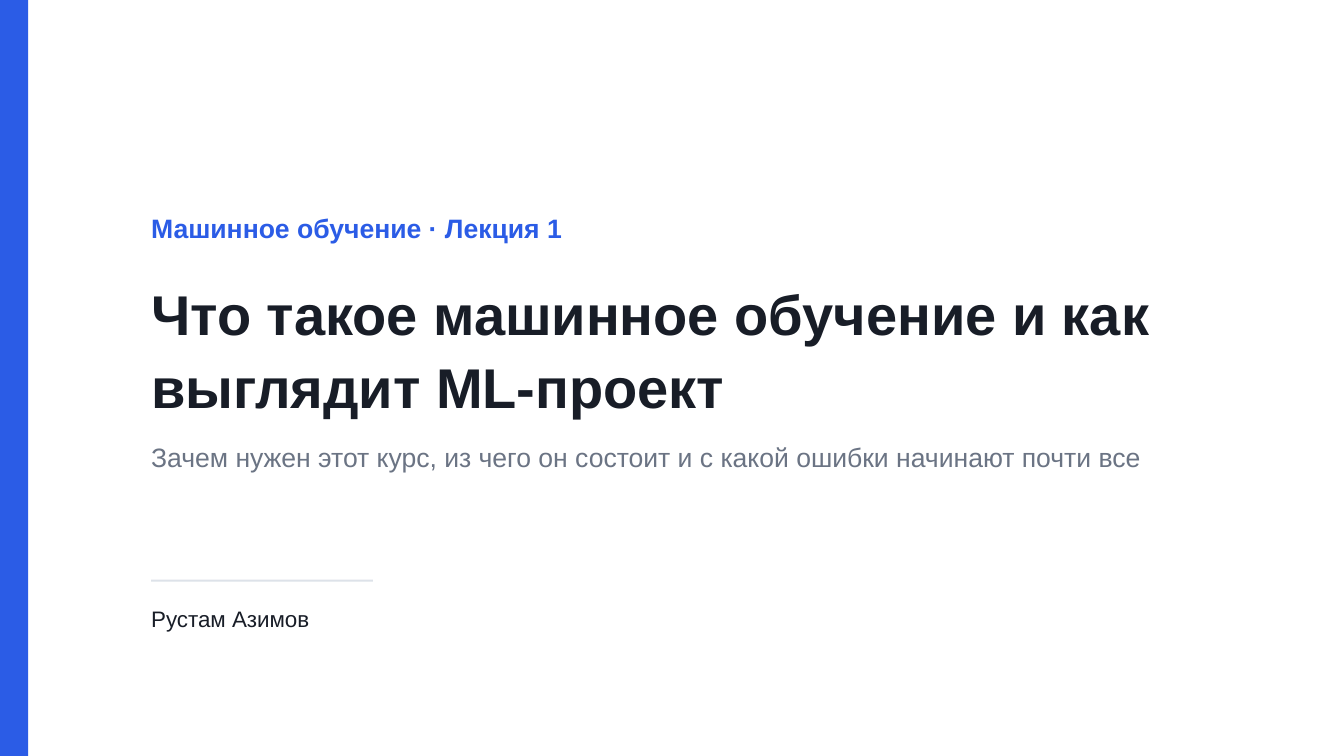
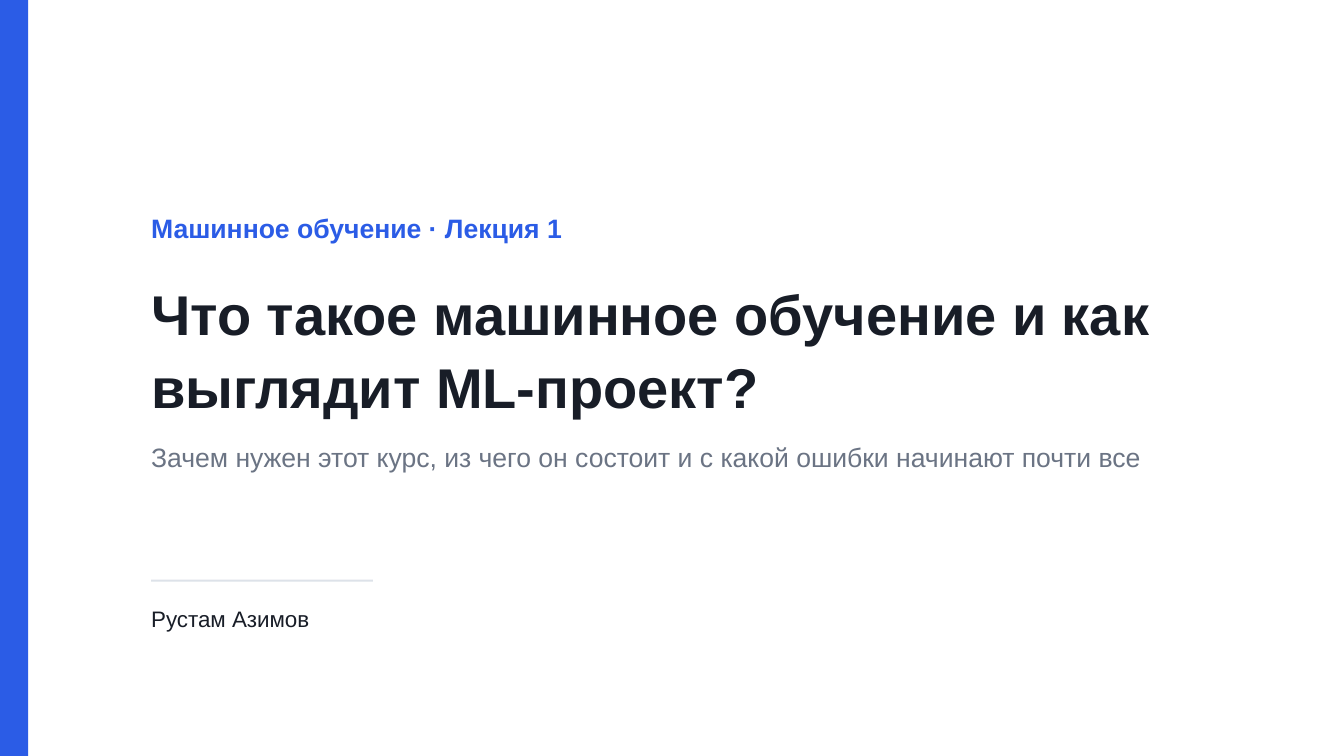
Before and after one commit to rustam-azimov/ml-course-spbu, a slide deck: slide 1 of lectures/lecture01.pptx. Drawn at 1344x756 pixels with LibreOffice and Linux fonts; fonts in the diff are those of the drawing. Boxes give left, top, right and bottom in pixels: in the first picture for what was removed or moved away, otherwise in the second. Text is boxed around its words. In the diff, an @@ line names an element or a change of style, - is before the commit and + after.

```diff
--- a/lectures/lecture01.pptx
+++ b/lectures/lecture01.pptx
@@ text at (151, 294, 1149, 417): text changed @@
-Что такое машинное обучение и как выглядит ML-проект
+Что такое машинное обучение и как выглядит ML-проект?
```
Also in this commit, not shown: 13 other slides changed, 2 other files.
